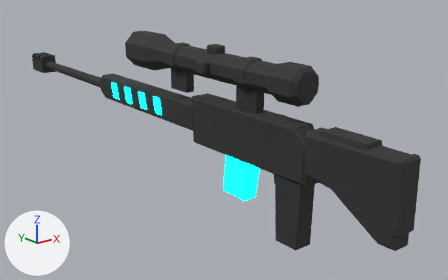
The glTF model public/assets/models/sniper_rifle.glb as it was, and as the next commit left it.
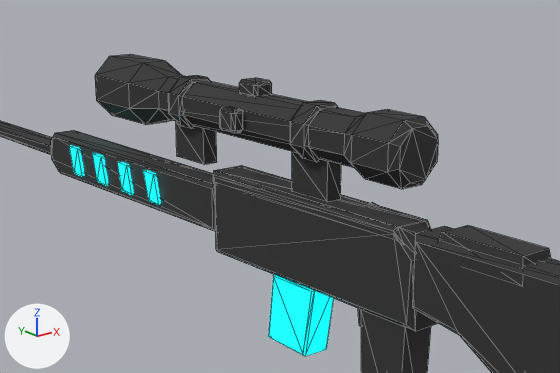
Each version is shown whole from a camera (50 mm lens) standing at (-0.644, -0.673, 0.34) and looking at (0.09, 0.245, -0.027), then close up on the part from 16% to 86% of the width and 0% to 75% of the height. Lighting does not change. The marker at lower left points along +X, +Y and +Z. The first two pictures are the older version. The close-ups show mesh edges as thin lines. Where no turn or scale is listed for an object, it has been applied to the vertices. Vertices at exactly the same position are counted once.

Names of what the first close-up shows: 'frame', 'grip', 'heat_cell', 'heat_vents', 'trim'.
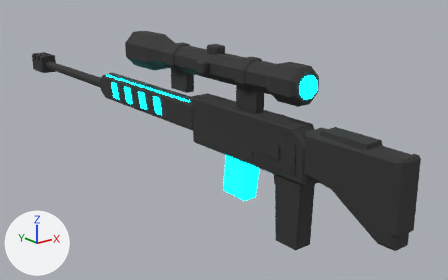
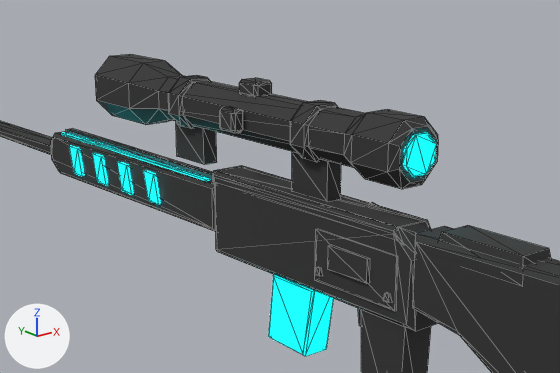
Pixel boxes [x1, y1, x2, y2] of what changed, in the close-ups (560 x 373 px):
'trim', reshaped (27% wider)
    before: [168, 75, 551, 326]
    after: [66, 75, 551, 326]
'heat_vents', reshaped
    before: [70, 146, 161, 204]
    after: [61, 133, 436, 204]
part 1 of me_frame, added
    after: [328, 245, 369, 284]
part 2 of me_frame, added
    after: [315, 267, 391, 303]
part 3 of me_heat_vents, added (cyan)
    after: [404, 133, 436, 177]
part 4 of me_heat_vents, added
    after: [61, 133, 210, 181]
part 5 of me_trim, added
    after: [315, 229, 398, 311]
part 6 of me_trim, added
    after: [66, 128, 213, 180]

Diff of the bpy script that builds the scene:
```diff
--- a/public/assets/models/sniper_rifle.glb.py
+++ b/public/assets/models/sniper_rifle.glb.py
@@ me_frame @@
 # used by ob_frame; location = (0.0, 0.0, 0.0)
-me_frame.from_pydata(...)  # 164 vertices, 308 faces; spans x -0.033..0.033, y -0.082..0.92, z 0.0..0.178
+me_frame.from_pydata(...)  # 188 vertices, 344 faces; spans x -0.033..0.033, y -0.082..0.92, z 0.0..0.178
+# me_frame part 1: a new loose piece, a box spanning x -0.024..-0.0205, y -0.03..0.02, z 0.03..0.052, in mat_mat_interactive (dark grey #303030)
+# me_frame part 2
+# 16 vertices are added at x -0.024..-0.021, y -0.058..0.038, z 0.021..0.027
+# 24 new faces join them
 me_frame.materials.append(mat_mat_interactive)
@@ me_heat_vents @@
 # used by ob_heat_vents; location = (0.0, 0.0, 0.0)
-me_heat_vents.from_pydata(...)  # 32 vertices, 48 faces; spans x -0.02..0.02, y 0.3..0.493, z 0.03..0.062
+me_heat_vents.from_pydata(...)  # 64 vertices, 100 faces; spans x -0.02..0.02, y -0.064..0.526, z 0.03..0.162
+# me_heat_vents part 3: a new loose piece, an 8-sided cylinder along y spanning x -0.0171..0.0171, y -0.0645..-0.06, z 0.1279..0.1621, in mat_mat_player_cyan (cyan #00f3ff, glowing cyan #00f3ff)
+# me_heat_vents part 4: a new loose piece, a box spanning x -0.0125..-0.0065, y 0.222..0.526, z 0.067..0.0715, in mat_mat_player_cyan (cyan #00f3ff, glowing cyan #00f3ff)
+# other edits to the shape of me_heat_vents do not show in these pictures
 me_heat_vents.materials.append(mat_mat_player_cyan)
@@ me_trim @@
 # used by ob_trim; location = (0.0, 0.0, 0.0)
-me_trim.from_pydata(...)  # 180 vertices, 316 faces; spans x -0.036..0.052, y -0.19..0.28, z -0.022..0.18
+me_trim.from_pydata(...)  # 196 vertices, 340 faces; spans x -0.036..0.052, y -0.19..0.528, z -0.022..0.18
+# me_trim part 5: a new loose piece, a box spanning x -0.0215..-0.0195, y -0.062..0.04, z 0.014..0.062, in mat_mat_interactive (dark grey #303030)
+# me_trim part 6: a new loose piece, a box spanning x -0.0045..0.0045, y 0.22..0.528, z 0.069..0.075, in mat_mat_interactive (dark grey #303030)
 me_trim.materials.append(mat_mat_interactive)
```
